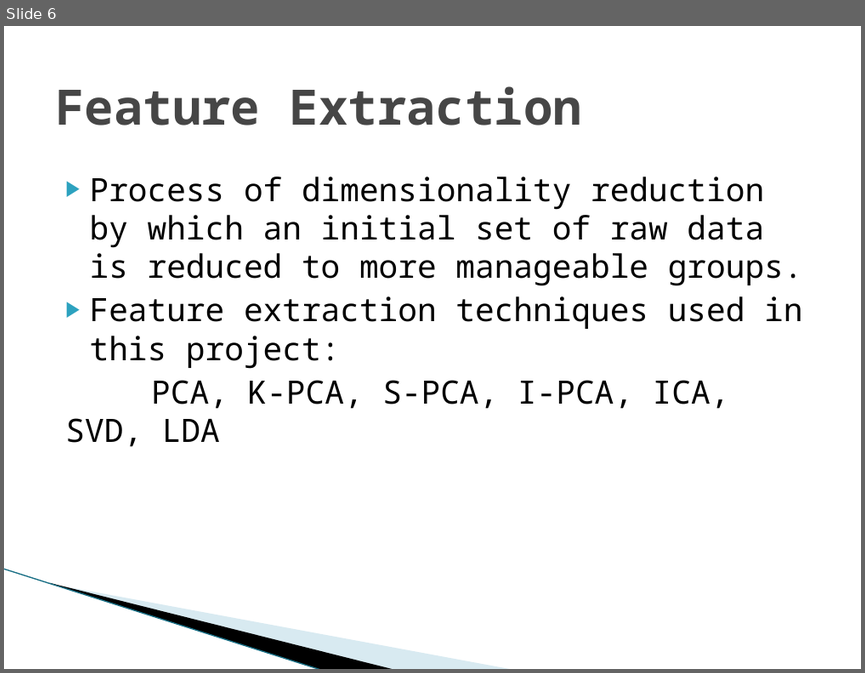
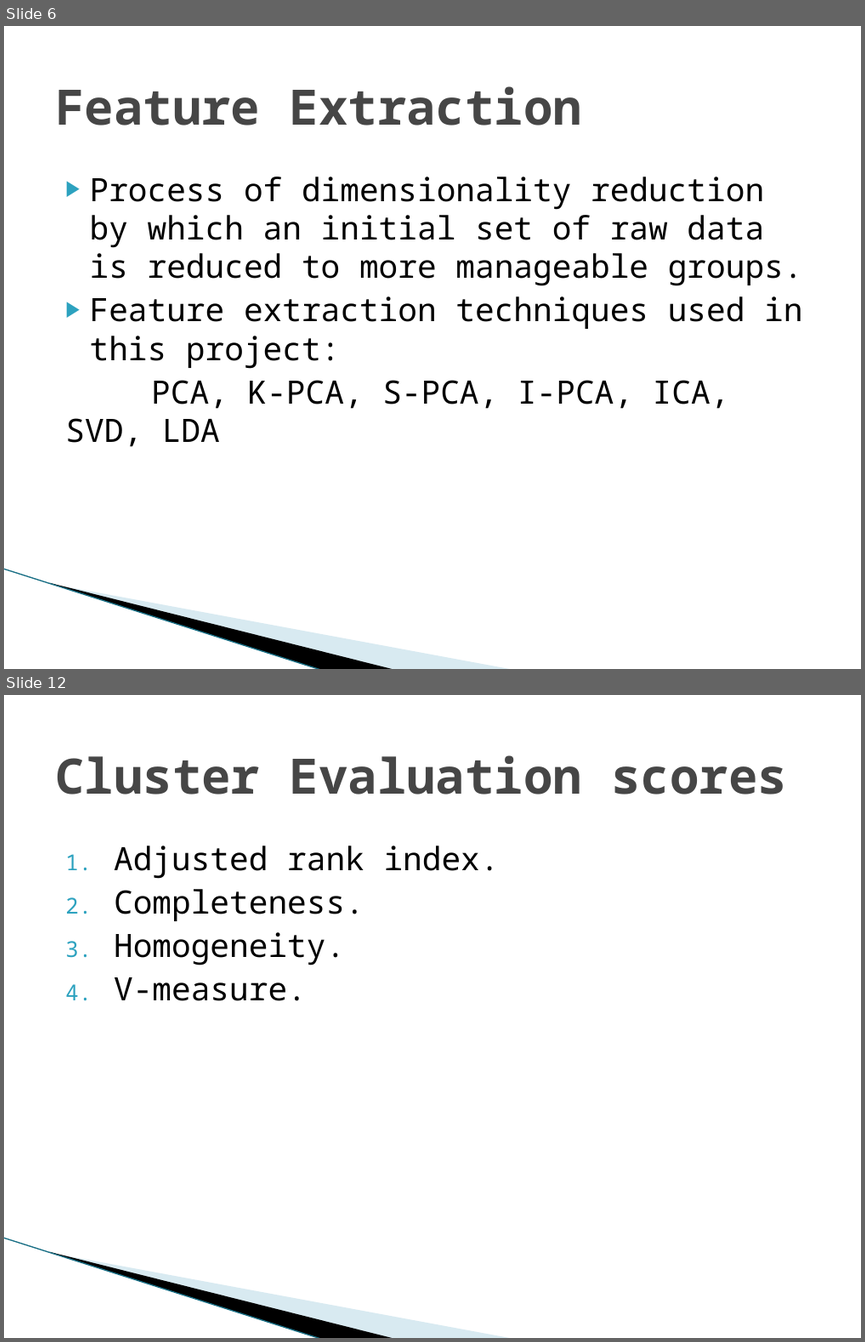
Before and after one commit to Ray784/mini_project, a slide deck: Project ppt.pptx. Shown one above the other, each under a label of ours: slide 6 before the commit, slides 6 and 12 after it; the slides between them are not shown. The pictures are 865x673 and 865x1342 pixels, drawn with LibreOffice and Linux fonts; fonts in the diff are those of the drawing; background and template pictures are left out. Boxes give left, top, right and bottom in pixels: in the first picture for what was removed or moved away, otherwise in the second. Text is boxed around its words. In the diff, an @@ line names an element or a change of style, - is before the commit and + after.

```diff
--- a/Project ppt.pptx
+++ b/Project ppt.pptx
@@ slide 12 added at <box>4,695,861,1338</box>, background #FFFFFF; not listed: 3 template elements that a slide beside it also shows @@
@@ title added at <box>55,755,788,794</box>, 41 pt, text #464646, bold @@
+Cluster Evaluation scores
@@ text added at <box>114,845,500,1001</box>, 27 pt, text #000000 @@
+1. Adjusted rank index.
+2. Completeness.
+3. Homogeneity.
+4. V-measure.
```
Also in this commit, not shown: 1 slide changed, 4 other slides added, 2 other files.
